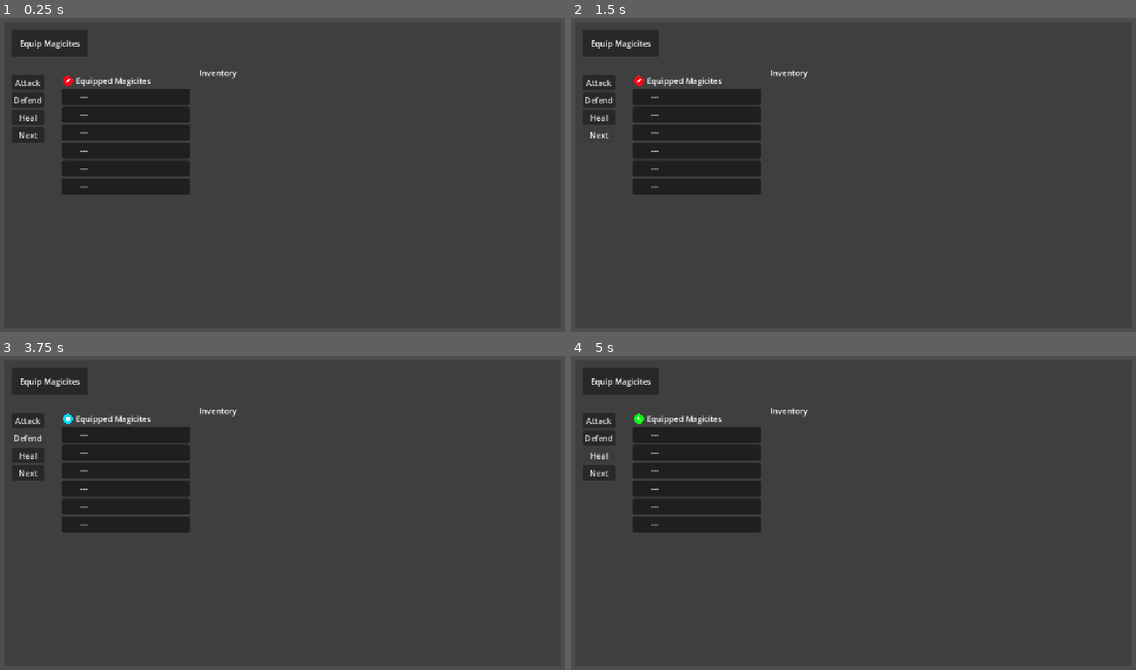
Above: before the commit, frames 1-4 (two rows, left to right).
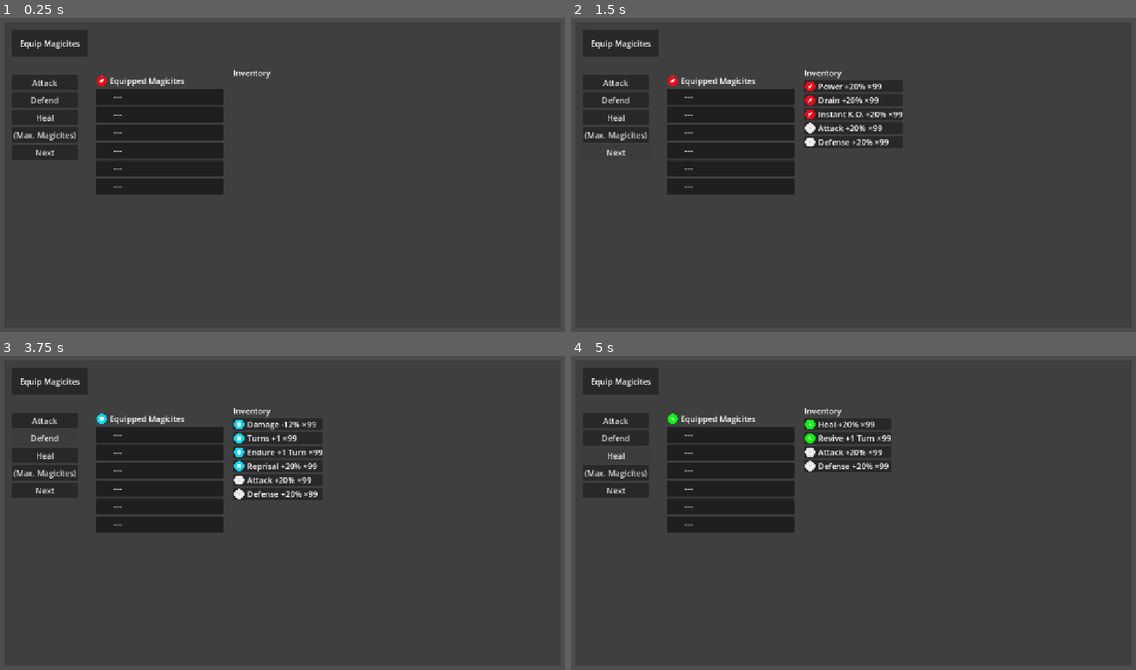
Above: after the commit, the same moments.

Repository: Adnyropast/pwkz-godot-4.7
Game: Godot game, scene res://scenes/equip_screen_popup.tscn
Same seed, same stepped clock (60 frames per second), same inputs: the game is played once before the commit and once after it. This scene is started directly instead of the project's main scene. The engine's default icon, where the game draws it, is replaced by a stand-in: a white triangle on a blue panel in a dark square.
Inputs (mouse positions are in pixels of both pictures, inside the frame that each line leads up to):
- Up to frame 1 (0.25 s): no input
- Up to frame 2 (1.5 s): click (616, 134) at 0.5 s, where only the run after the commit has a clickable "(Max. Magicites)"; click "Next" at 1.25 s
- Up to frame 3 (3.75 s): click "Next" at 2 s; click "Attack" at 2.75 s; click "Defend" at 3.5 s
- Up to frame 4 (5 s): click "Heal" at 4.25 s

The runs differ from the first frame. In frame 1, 4.0% of the frame differs, in the area x 2-48%, y 16-57%; in frame 2, 4.9%; in frame 3, 5.0%, in the area x 2-58%, y 16-57%; in frame 4, 4.7%.

Commit message:
feat: add debug max magicites

Diff:
--- a/scenes/equip_screen_popup.gd
+++ b/scenes/equip_screen_popup.gd
@@ -18,6 +18,10 @@
 
 func _on_button_heal_pressed() -> void:
 	set_tab_heal()
+
+func _on_button_debug_max_pressed() -> void:
+	RewardSystem.debug_max_magicites()
+	refresh_tabs()
 
 func _on_button_next_pressed() -> void:
 	next_button_pressed.emit()
--- a/scenes/equip_screen_popup.tscn
+++ b/scenes/equip_screen_popup.tscn
@@ -83,6 +83,10 @@
 layout_mode = 2
 text = "Heal"
 
+[node name="ButtonDebugMax" type="Button" parent="MarginContainer/PanelContainer/VBoxContainer/HBoxContainer2/MarginContainer/VBoxContainer" unique_id=362263246]
+layout_mode = 2
+text = "(Max. Magicites)"
+
 [node name="ButtonNext" type="Button" parent="MarginContainer/PanelContainer/VBoxContainer/HBoxContainer2/MarginContainer/VBoxContainer" unique_id=1940554181]
 layout_mode = 2
 text = "Next"
@@ -129,4 +133,5 @@
 [connection signal="pressed" from="MarginContainer/PanelContainer/VBoxContainer/HBoxContainer2/MarginContainer/VBoxContainer/ButtonAttack" to="." method="_on_button_attack_pressed"]
 [connection signal="pressed" from="MarginContainer/PanelContainer/VBoxContainer/HBoxContainer2/MarginContainer/VBoxContainer/ButtonDefend" to="." method="_on_button_defend_pressed"]
 [connection signal="pressed" from="MarginContainer/PanelContainer/VBoxContainer/HBoxContainer2/MarginContainer/VBoxContainer/ButtonHeal" to="." method="_on_button_heal_pressed"]
+[connection signal="pressed" from="MarginContainer/PanelContainer/VBoxContainer/HBoxContainer2/MarginContainer/VBoxContainer/ButtonDebugMax" to="." method="_on_button_debug_max_pressed"]
 [connection signal="pressed" from="MarginContainer/PanelContainer/VBoxContainer/HBoxContainer2/MarginContainer/VBoxContainer/ButtonNext" to="." method="_on_button_next_pressed"]
--- a/system/RewardSystem.gd
+++ b/system/RewardSystem.gd
@@ -31,3 +31,10 @@
 	var rewards: Dictionary[Magicite, int] = get_random_magicites()
 	Inventory.add_magicites(rewards)
 	return rewards
+
+static func debug_max_magicites() -> void:
+	var res: Dictionary[Magicite, int]
+	for i in range(0, magicites.size()):
+		var magicite: Magicite = magicites[i]
+		res.set(magicite, 99)
+	Inventory.add_magicites(res)
